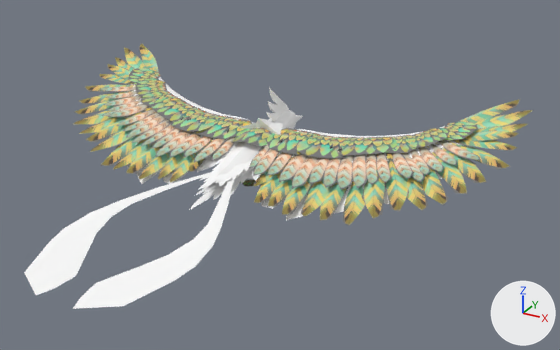
One commit to the FBX model Rara-Avis/Assets/ART/bird/bird.fbx: the scene before it, then after it.
The view is the same before and after, from a camera (50 mm lens) standing at (0.757, -1.312, 0.598) and looking at (0.12, -0.153, 0.018). Every picture has the same lights, and +X, +Y and +Z are marked at lower right. Where no turn or scale is listed for an object, it has been applied to the vertices.

The scene before the commit, as lines of its bpy script (objects in view):
```python
mat_matfeathers = principled_material('matFeathers')
mat_matfeathers.texture = img_alphafeathers_tif  # with its transparency
mat_matfeathers.roughness = 0.0
me_mesh_004 = bpy.data.meshes.new('Mesh.004')
me_mesh_004.from_pydata(...)  # 25 vertices, 29 faces; spans x 0.015..0.135, y -0.453..0.027, z -0.027..0.0
me_mesh_004.materials.append(mat_matbird)  # its picture is missing
me_mesh_009 = bpy.data.meshes.new('Mesh.009')
me_mesh_009.from_pydata(...)  # 361 vertices, 338 faces; spans x -0.241..0.241, y -0.216..0.201, z -0.061..0.092
me_mesh_009.materials.append(mat_matfeathers)  # picture img_alphafeathers_tif
me_mesh_010 = bpy.data.meshes.new('Mesh.010')
me_mesh_010.from_pydata(...)  # 384 vertices, 368 faces; spans x -0.246..0.241, y -0.216..0.201, z -0.085..0.092
me_mesh_010.materials.append(mat_matfeathers)  # picture img_alphafeathers_tif
me_mesh_011 = bpy.data.meshes.new('Mesh.011')
me_mesh_011.from_pydata(...)  # 161 vertices, 210 faces; spans x -0.0542..0.0437, y -0.0734..0.0681, z -0.0545..0.0563
me_mesh_011.materials.append(mat_matfeathers)  # picture img_alphafeathers_tif
ob_down = bpy.data.objects.new('down', me_mesh_011)
ob_down.location = (0.006, -0.036, -0.01)
ob_feathersl = bpy.data.objects.new('feathersL', me_mesh_009)
ob_feathersl.location = (-0.262, -0.004, 0.029)
ob_feathersr = bpy.data.objects.new('feathersR', me_mesh_010)
ob_feathersr.location = (0.262, -0.004, 0.029)
ob_tailr = bpy.data.objects.new('TailR', me_mesh_004)
ob_tailr.location = (0.0, -0.169, -0.003)
# also in view: 'feathersRearOver' at (0.001, -0.153, 0.009); 'TailL3' at (-0.075, -0.382, -0.017); 'wingR' at (0.219, -0.026, 0.025); 'Bird' at (0.0, -0.014, -0.002); 'wingL' at (-0.219, -0.026, 0.025)
```
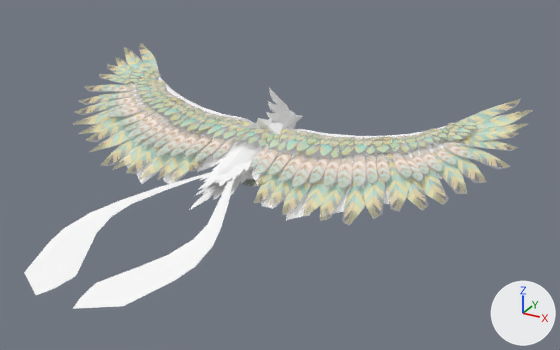
The newer file is also turned or shifted as a whole; pictures and numbers use the older file's frame.

The change, as a diff of the scene's bpy script:
```diff
--- a/Rara-Avis/Assets/ART/bird/bird.fbx.py
+++ b/Rara-Avis/Assets/ART/bird/bird.fbx.py
@@ img_alphafeathers_tif @@
-img_alphafeathers_tif = load_image('alphaFeathers.tif', 'textures/alphaFeathers.tif', 2048, 2048, 'sRGB')
+img_alphafeathers_tif = load_image('alphaFeathers.tif', 'textures/alphaFeathers.tif', 2048, 2048, 'Non-Color')
@@ mat_matfeathers @@
 n2 = _N.new('ShaderNodeTexImage'); n2.name = 'Image Texture'
 n0 = _N.new('ShaderNodeBsdfPrincipled'); n0.name = 'Principled BSDF'
 n2.image = img_alphafeathers_tif
+n3 = _N.new('ShaderNodeTexImage'); n3.name = 'Image Texture.001'
+n3.image = img_alphafeathers_tif
 _L.new(n2.outputs[0], n0.inputs[0])  # 'Color' to 'Base Color'
-_L.new(n2.outputs[1], n0.inputs[4])  # 'Alpha' to 'Alpha'
 _L.new(n0.outputs[0], n1.inputs[0])  # 'BSDF' to 'Surface'
+_L.new(n3.outputs[0], n0.inputs[4])  # 'Color' to 'Alpha'
```

Pixel boxes (x1, y1, x2, y2) of what changed, in the pictures (560 x 350 px):
'feathersR', surface changed
    both: (249, 99, 533, 226)
'feathersL', surface changed
    both: (73, 43, 252, 183)
'down', surface changed
    both: (231, 128, 274, 186)
